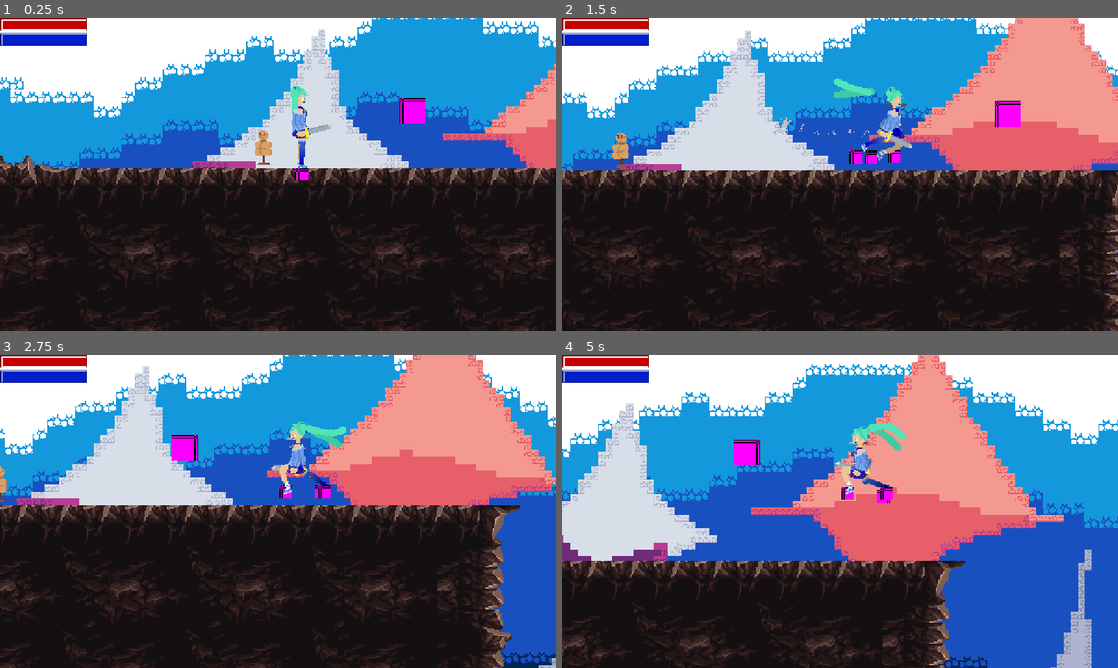
Above: before the commit, frames 1-4 (two rows, left to right).
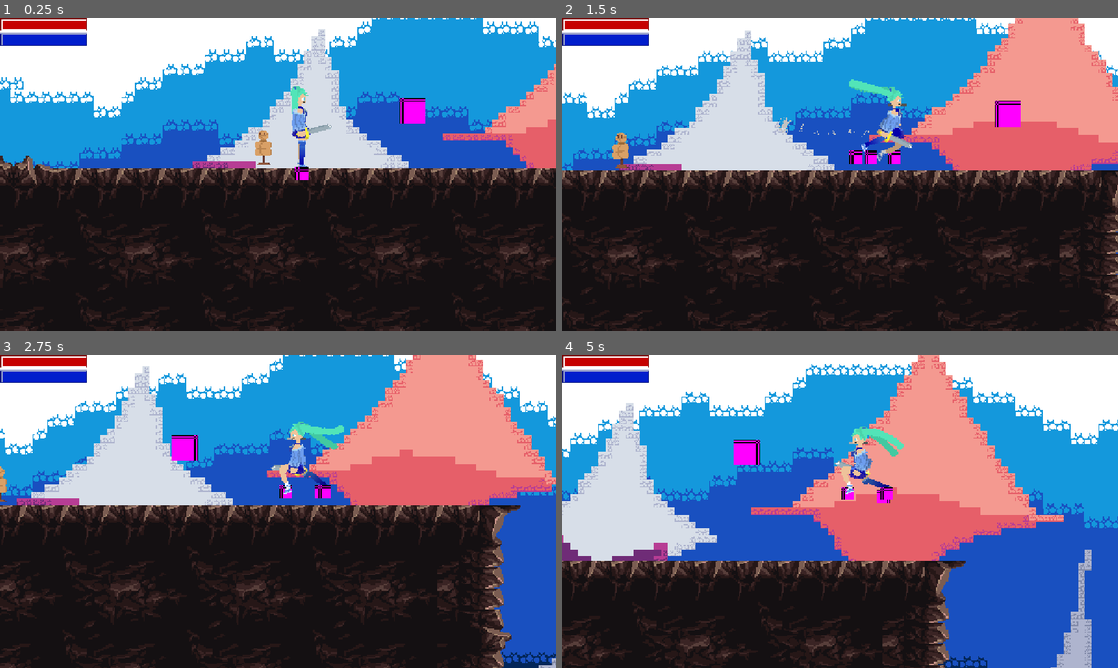
Above: after the commit, the same moments.

Repository: ToastedTeam/CaveGame
Game: Godot game, scene res://scenes/main/main.tscn
The game is run twice, just before and just after one commit, with the same random seed, the same clock (stepped at 60 frames per second) and the same inputs. The engine's default icon, where the game draws it, is replaced by a stand-in: a white triangle on a blue panel in a dark square.
Inputs:
- Up to frame 1 (0.25 s): no input
- Up to frame 2 (1.5 s): tap Enter (ui_accept) at 0.5 s; hold Right (player_move_right) from 0.53 s (still down); tap A (player_attack) at 0.6 s; tap Up (player_jump) at 0.77 s; tap D (player_dash) at 1.35 s
- Up to frame 3 (2.75 s): tap Up (player_jump) at 1.52 s; release Right (player_move_right) at 2.03 s; hold Left (player_move_left) from 2.03 s (still down); tap A (player_attack) at 2.1 s
- Up to frame 4 (5 s): release Left (player_move_left) at 2.78 s; hold Right (player_move_right) 2.78-4.28 s; tap D (player_dash) at 2.85, 4.35 s; tap Up (player_jump) at 3.02, 3.77, 4.52 s; tap A (player_attack) at 3.6 s; hold Left (player_move_left) from 4.28 s (still down)

The runs differ from the first frame. In frame 1, less than 0.1% of the frame differs, in the area x 52-56%, y 24-48%; in frame 2, 0.4%, in the area x 48-62%, y 19-47%; in frame 3, 0.2%; in frame 4, 0.4%.

Commit message:
Fix hair detaching while moving.

Diff:
--- a/entities/player/hair.gdshader
+++ b/entities/player/hair.gdshader
@@ -22,7 +22,7 @@
 
 // first point is always at the center
 void fragment() {
-	vec2 tl = vec2(points[0].x - size.x/2., points[0].y - size.y/2.);
+	vec2 tl = vec2(points[1].x - size.x/2., points[1].y - size.y/2.);
 	//vec2 br = vec2(test[0].x + size.x/2., test[0].y + size.y/2.);
 	bool found = false;
 	float fRadius = pointRadius/size.x;
@@ -33,7 +33,7 @@
 	float finalDistance = 0.;
 	vec2 finalDirection;
 
-	for(int i = 0; i < numPoints; i++){
+	for(int i = 1; i < numPoints; i++){
 		float mult = float(scale);
 		vec2 reduced = vec2(round(UV.x*mult)/mult, round(UV.y*mult)/mult);
 		vec2 transformed = transformPoint(tl, points[i]);
--- a/entities/player/player.tscn
+++ b/entities/player/player.tscn
@@ -484,7 +484,7 @@
 
 [node name="Thigh_B" type="Sprite2D" parent="sprites"]
 modulate = Color(0.787759, 0.787759, 0.787759, 1)
-position = Vector2(0.863827, 5.93747)
+position = Vector2(0.863825, 5.93747)
 rotation = -0.144474
 texture = SubResource("CanvasTexture_pacje")
 
@@ -504,7 +504,7 @@
 [node name="BHair" type="Node2D" parent="sprites" groups=["noFlip"]]
 position = Vector2(-5.19258, -30.5802)
 script = ExtResource("21_221hk")
-pointCount = 10
+pointCount = 11
 gravity = Vector2(0, 9)
 restLength = 3.245
 deltaMult = 27.61
@@ -547,7 +547,7 @@
 [node name="FrontHair" type="Node2D" parent="sprites" groups=["noFlip"]]
 position = Vector2(-6.43656, -28.7221)
 script = ExtResource("21_221hk")
-pointCount = 10
+pointCount = 11
 gravity = Vector2(0, 9)
 restLength = 3.245
 deltaMult = 18.735
--- a/entities/player/player_ik_animator.gd
+++ b/entities/player/player_ik_animator.gd
@@ -183,71 +183,71 @@
 				(BFTargetPos.get_node("Synchroniser") as RemoteTransform2DExtended).Position = true;
 				FFTargetPos.global_position = hip.global_position + Vector2(0, 20);
 				BFTargetPos.global_position = hip.global_position + Vector2(0, 20);
-			match state:
-				AnimState.Idle:
-					if lastState != AnimState.Idle:
-						(FFTargetPos.get_node("Synchroniser") as RemoteTransform2DExtended).Position = true;
-						(BFTargetPos.get_node("Synchroniser") as RemoteTransform2DExtended).Position = true;
-					setAnimState(AnimState.Idle)
-					var ground = getGroundPosition()
-					if ground != hip.global_position:
-						FFTargetPos.global_position = ground + Vector2(player.currentDirection*10, 5);
-						BFTargetPos.global_position = ground + Vector2(player.currentDirection*10, 5);
-					pass
-				AnimState.Walking:
-					#Engine.time_scale = 0.1
-					if lastState != AnimState.Walking:
-						(FFTargetPos.get_node("Synchroniser") as RemoteTransform2DExtended).Position = false;
-						(BFTargetPos.get_node("Synchroniser") as RemoteTransform2DExtended).Position = false;
-						currentWalk = WalkState.None
-					setAnimState(AnimState.Walking)
-					var ground = getGroundPosition()
-					if ground != hip.global_position:
+			else:
+				match state:
+					AnimState.Idle:
+						if lastState != AnimState.Idle:
+							(FFTargetPos.get_node("Synchroniser") as RemoteTransform2DExtended).Position = true;
+							(BFTargetPos.get_node("Synchroniser") as RemoteTransform2DExtended).Position = true;
+						setAnimState(AnimState.Idle)
+						var ground = getGroundPosition()
+						if ground != hip.global_position:
+							FFTargetPos.global_position = ground + Vector2(player.currentDirection*10, 5);
+							BFTargetPos.global_position = ground + Vector2(player.currentDirection*10, 5);
 						pass
-					hip.position.y = abs(sin(walkTime*PI))-0.5
-					print(walkTime)
-					match currentWalk:
-						WalkState.None:
-							currentWalk = WalkState.FrontFoot;
-							currentWalkChanged = true
+					AnimState.Walking:
+						#Engine.time_scale = 0.1
+						if lastState != AnimState.Walking:
+							(FFTargetPos.get_node("Synchroniser") as RemoteTransform2DExtended).Position = false;
+							(BFTargetPos.get_node("Synchroniser") as RemoteTransform2DExtended).Position = false;
+							currentWalk = WalkState.None
+						setAnimState(AnimState.Walking)
+						var ground = getGroundPosition()
+						if ground != hip.global_position:
 							pass
-						WalkState.FrontFoot:
-							if currentWalkChanged:
-								stepOriginPos = ground
-								currentWalkChanged = false
-								walkTime = 0
-								footOriginalPos = $FFTarget.global_position
-							walkTime += delta/walkDuration;
-							FFTargetPos.global_position = stepOriginPos + Vector2(player.currentDirection*30, 5);
-							var positionC = (FFTargetPos.global_position + footOriginalPos)/2 + Vector2(0, -20)
-							var q0 = footOriginalPos.lerp(positionC, min(walkTime, 1.0))
-							var q1 = positionC.lerp(FFTargetPos.global_position, min(walkTime, 1.0))
-							$FFTarget.global_position = q0.lerp(q1, min(walkTime, 1.0))
-							if $FFTarget.global_position.distance_squared_to(FFTargetPos.global_position) < 10:
-								currentWalk = WalkState.BackFoot
+						hip.position.y = abs(sin(walkTime*PI))-0.5
+						match currentWalk:
+							WalkState.None:
+								currentWalk = WalkState.FrontFoot;
 								currentWalkChanged = true
-								#FF_t = 0;
-								#shouldMoveFF = false;
-							pass
-						WalkState.BackFoot:
-							if currentWalkChanged:
-								stepOriginPos = ground
-								currentWalkChanged = false
-								walkTime = 0
-								footOriginalPos = $BFTarget.global_position
-							walkTime += delta/walkDuration;
-							BFTargetPos.global_position = stepOriginPos + Vector2(player.currentDirection*30, 5);
-							var positionC = (BFTargetPos.global_position + footOriginalPos)/2 + Vector2(0, -20)
-							var q0 = footOriginalPos.lerp(positionC, min(walkTime, 1.0))
-							var q1 = positionC.lerp(BFTargetPos.global_position, min(walkTime, 1.0))
-							$BFTarget.global_position = q0.lerp(q1, min(walkTime, 1.0))
-							if $BFTarget.global_position.distance_squared_to(BFTargetPos.global_position) < 10:
-								currentWalk = WalkState.FrontFoot
-								currentWalkChanged = true
-							pass
-					pass
-				_:
-					pass
+								pass
+							WalkState.FrontFoot:
+								if currentWalkChanged:
+									stepOriginPos = ground
+									currentWalkChanged = false
+									walkTime = 0
+									footOriginalPos = $FFTarget.global_position
+								walkTime += delta/walkDuration;
+								FFTargetPos.global_position = stepOriginPos + Vector2(player.currentDirection*30, 5);
+								var positionC = (FFTargetPos.global_position + footOriginalPos)/2 + Vector2(0, -20)
+								var q0 = footOriginalPos.lerp(positionC, min(walkTime, 1.0))
+								var q1 = positionC.lerp(FFTargetPos.global_position, min(walkTime, 1.0))
+								$FFTarget.global_position = q0.lerp(q1, min(walkTime, 1.0))
+								if $FFTarget.global_position.distance_squared_to(FFTargetPos.global_position) < 10:
+									currentWalk = WalkState.BackFoot
+									currentWalkChanged = true
+									#FF_t = 0;
+									#shouldMoveFF = false;
+								pass
+							WalkState.BackFoot:
+								if currentWalkChanged:
+									stepOriginPos = ground
+									currentWalkChanged = false
+									walkTime = 0
+									footOriginalPos = $BFTarget.global_position
+								walkTime += delta/walkDuration;
+								BFTargetPos.global_position = stepOriginPos + Vector2(player.currentDirection*30, 5);
+								var positionC = (BFTargetPos.global_position + footOriginalPos)/2 + Vector2(0, -20)
+								var q0 = footOriginalPos.lerp(positionC, min(walkTime, 1.0))
+								var q1 = positionC.lerp(BFTargetPos.global_position, min(walkTime, 1.0))
+								$BFTarget.global_position = q0.lerp(q1, min(walkTime, 1.0))
+								if $BFTarget.global_position.distance_squared_to(BFTargetPos.global_position) < 10:
+									currentWalk = WalkState.FrontFoot
+									currentWalkChanged = true
+								pass
+						pass
+					_:
+						pass
 		if state == AnimState.Dashing and lastState != AnimState.Dashing:
 			(FFTargetPos.get_node("Synchroniser") as RemoteTransform2DExtended).Position = true;
 			(BFTargetPos.get_node("Synchroniser") as RemoteTransform2DExtended).Position = true;
